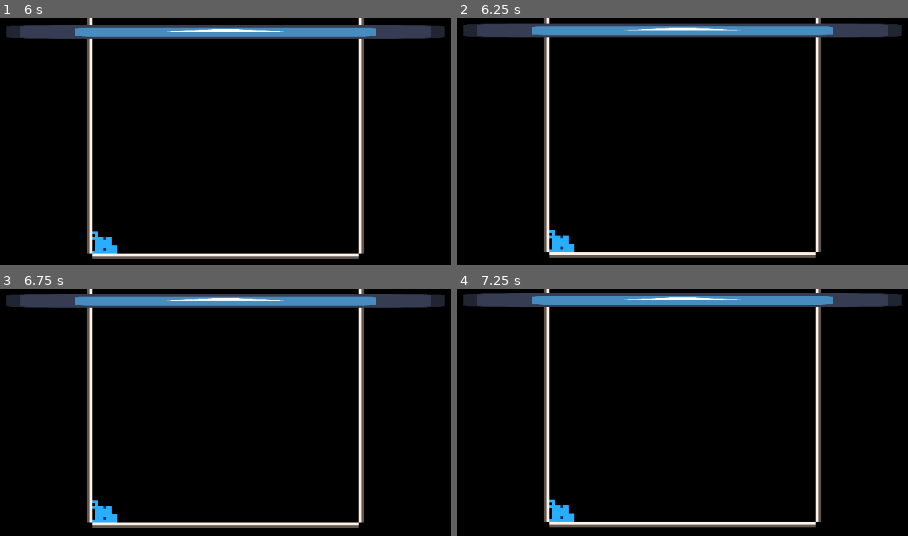
Above: before the commit, frames 1-4 (two rows, left to right).
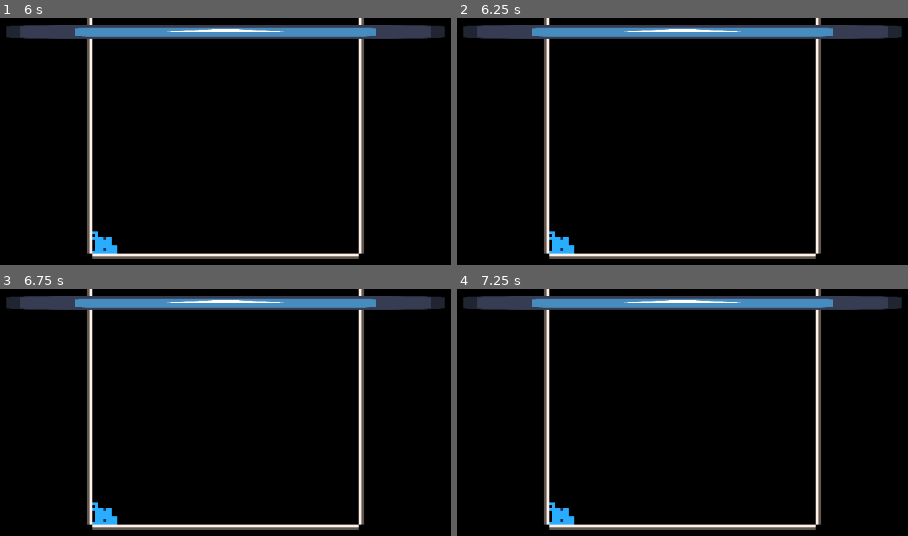
Above: after the commit, the same moments.

Repository: Flamenccio/spider-jump
Game: Godot game, scene res://game.tscn
Two runs of this game, one before a commit and one after it. Both use one fixed random seed, a clock stepped at 60 frames per second and the inputs below. The engine's default icon, where the game draws it, is replaced by a stand-in: a white triangle on a blue panel in a dark square.
Inputs (mouse positions are in pixels of both pictures, inside the frame that each line leads up to):
- Up to frame 1 (6 s): tap Enter at 0.5, 3.5 s; move the mouse to (401, 220) at 0.52 s; press the mouse at (401, 220) at 0.53 s; hold D (move_right) 0.53-1.25 s; release the mouse at (401, 220) at 1.25 s; drag from (67, 264) to (225, 32) at 1.27 s; tap Space at 2, 5 s; move the mouse to (306, 143) at 2.02 s; hold D (move_right) 2.03-2.75 s; tap Delete at 2.1 s; drag from (outside the picture) to (225, 32) at 2.77 s; move the mouse to (outside the picture) at 3.52 s; hold A (move_left) 3.53-4.25 s; tap V at 3.6 s; drag from (outside the picture) to (103, 129) at 4.27 s; move the mouse to (266, 242) at 5.02 s; hold S (move_down) 5.03-5.75 s; tap Backspace at 5.1 s; click (266, 242) at 5.17 s; drag from (103, 129) to (126, 245) at 5.77 s
- Up to frame 2 (6.25 s): no input
- Up to frame 3 (6.75 s): move the mouse to (401, 491) at 6.52 s; hold W (move_up) from 6.53 s (still down); tap C at 6.6 s
- Up to frame 4 (7.25 s): keep holding W (move_up)

Frame 1 is identical in both runs. In frame 2, 4.2% of the frame differs, in the area x 1-99%, y 2-98%; in frame 3, 5.6%; in frame 4, 6.2%, in the area x 1-99%, y 1-98%.

Commit message:
game camera

Diff:
--- a/camera.gd
+++ b/camera.gd
@@ -2,6 +2,26 @@
 
 @export var _follow_target: Node2D
 
+## If true, the camera moves up and down with the player.
+## [br]
+## Otherwise, only moves up
+@export var _debug: bool = false
+
 func _process(delta: float) -> void:
+	# Debug movement
+	if _debug:
+		_debug_movement()
+	else:
+		_movement()
+
+
+func _debug_movement() -> void:
 	if _follow_target != null:
 		global_position = Vector2(global_position.x, _follow_target.global_position.y)
+
+
+func _movement() -> void:
+	if _follow_target != null:
+		var new_vertical = minf(global_position.y, _follow_target.global_position.y)
+		var new_position = Vector2(global_position.x, new_vertical)
+		global_position = new_position
--- a/level_spawner.gd
+++ b/level_spawner.gd
@@ -63,7 +63,7 @@
 func _spawn_level(level: SavedLevel) -> void:
 	var new_level_height = level.level_height
 	var instance = level.instantiate()
-	add_child(instance)
+	call_deferred('add_child', instance)
 	instance.global_position = Vector2(0, _game_height)
 	_game_height -= new_level_height
 	new_level_spawned.emit(_game_height)
